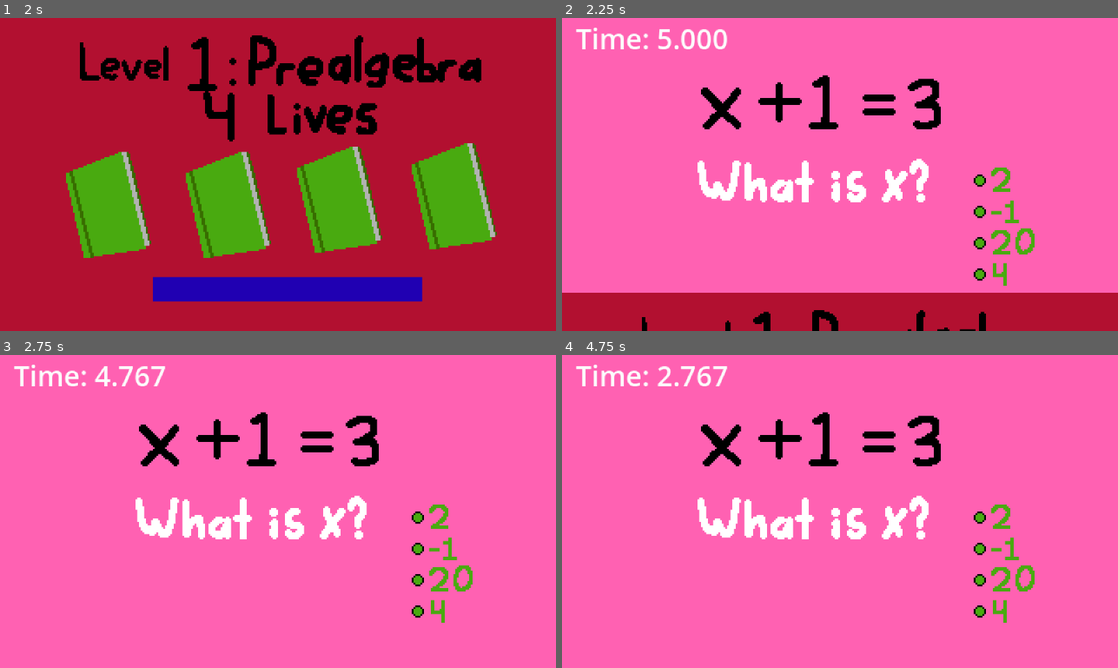
Above: before the commit, frames 1-4 (two rows, left to right).
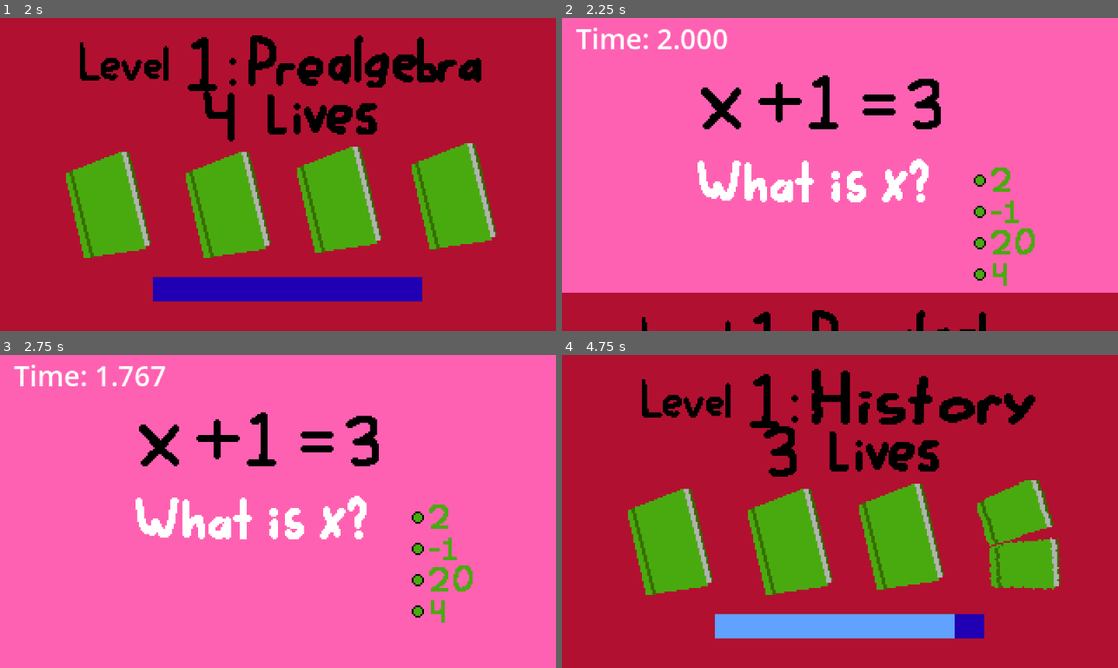
Above: after the commit, the same moments.

Repository: ObedH/school-ware
Game: Godot game, scene res://minigames/minigame_2.tscn
The game is run twice, just before and just after one commit, with the same random seed, the same clock (stepped at 60 frames per second) and the same inputs. This scene is started directly instead of the project's main scene.
Inputs (mouse positions are in pixels of both pictures, inside the frame that each line leads up to):
- Up to frame 1 (2 s): tap Enter at 0.5 s; move the mouse to (400, 158) at 0.52 s; hold Right (move_right) from 0.53 s (still down); tap Alt at 0.6 s; click (400, 158) at 0.67 s; tap Z (jump) at 0.77, 1.52 s; move the mouse to (166, 190) at 1.27 s; tap Shift at 1.35 s
- Up to frame 2 (2.25 s): move the mouse to (895, 105) at 2.02 s; release Right (move_right) at 2.03 s; hold Left (move_left) from 2.03 s (still down); tap Alt at 2.1 s
- Up to frame 3 (2.75 s): keep holding Left (move_left)
- Up to frame 4 (4.75 s): move the mouse to (812, 574) at 2.77 s; release Left (move_left) at 2.78 s; hold Right (move_right) 2.78-4.28 s; tap Shift at 2.85, 4.35 s; click (812, 574) at 2.92 s; tap Z (jump) at 3.02, 3.77, 4.52 s; move the mouse to (1006, 558) at 3.52 s; tap Alt at 3.6 s; move the mouse to (673, 464) at 4.27 s; hold Left (move_left) from 4.28 s (still down)

Frame 1 is identical in both runs. In frame 2, less than 0.1% of the frame differs, in the area x 17-20%, y 3-10%; in frame 3, 0.1%; in frame 4, 99%, in the area x 0-100%, y 0-100%.

Commit message:
Made the minigames harder and started on the README.md

Diff:
--- a/minigames/minigame_1.tscn
+++ b/minigames/minigame_1.tscn
@@ -112,6 +112,7 @@
 
 [node name="Minigame1" unique_id=1444785987 node_paths=PackedStringArray("director") instance=ExtResource("1_0atlx")]
 minigame_name = "History"
+minigame_time = 5.0
 director = NodePath("Director")
 minigame_name_tex = SubResource("AtlasTexture_ktgju")
 
--- a/minigames/minigame_2.tscn
+++ b/minigames/minigame_2.tscn
@@ -81,7 +81,7 @@
 
 [node name="Minigame2" unique_id=1444785987 node_paths=PackedStringArray("director") instance=ExtResource("1_igb0m")]
 minigame_name = "Pre-Algebra"
-minigame_time = 5.0
+minigame_time = 2.0
 director = NodePath("Controller")
 minigame_name_tex = SubResource("AtlasTexture_u0oex")
 
--- a/minigames/minigame_3.tscn
+++ b/minigames/minigame_3.tscn
@@ -55,6 +55,7 @@
 
 [node name="Minigame3" unique_id=1444785987 node_paths=PackedStringArray("director") instance=ExtResource("1_4jy3e")]
 minigame_name = "Biology"
+minigame_time = 4.0
 director = NodePath("Controller")
 minigame_name_tex = SubResource("AtlasTexture_f6i7n")
 
--- a/project.godot
+++ b/project.godot
@@ -29,6 +29,10 @@
 window/stretch/mode="canvas_items"
 window/stretch/aspect="expand"
 window/stretch/scale_mode="integer"
+
+[editor]
+
+movie_writer/movie_file="C:/Users/wally/OneDrive/Documents/minigame_1/m.png"
 
 [editor_plugins]
 
Not shown, changed: README.md
